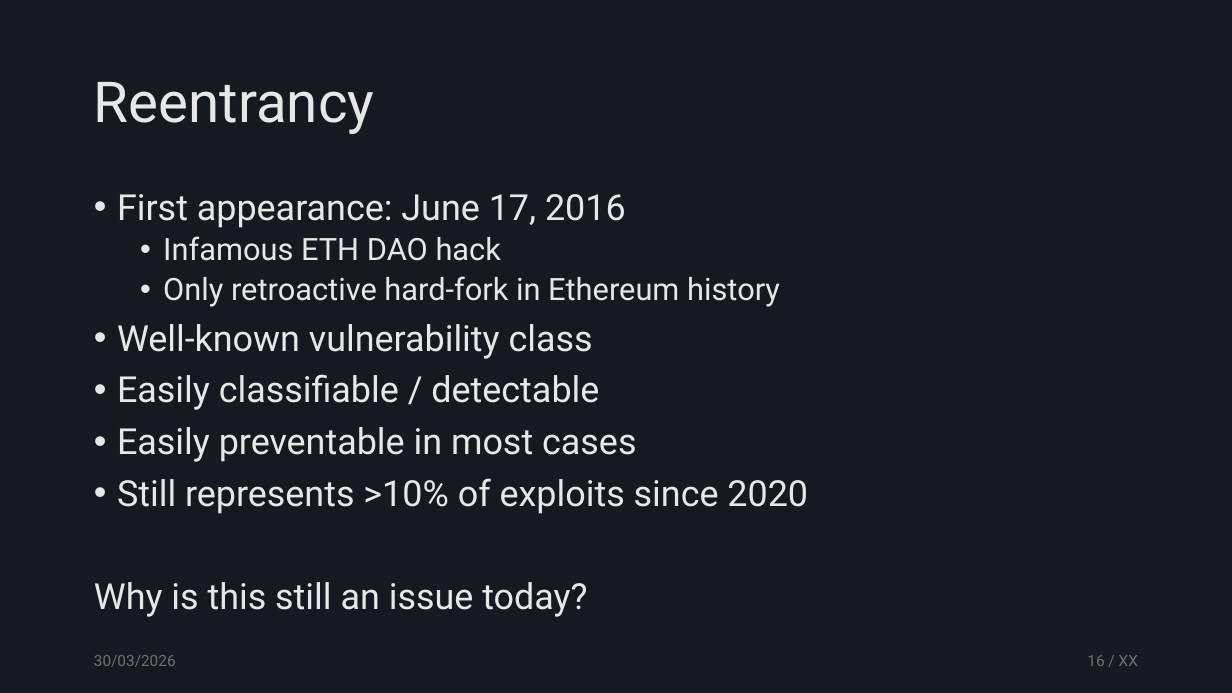
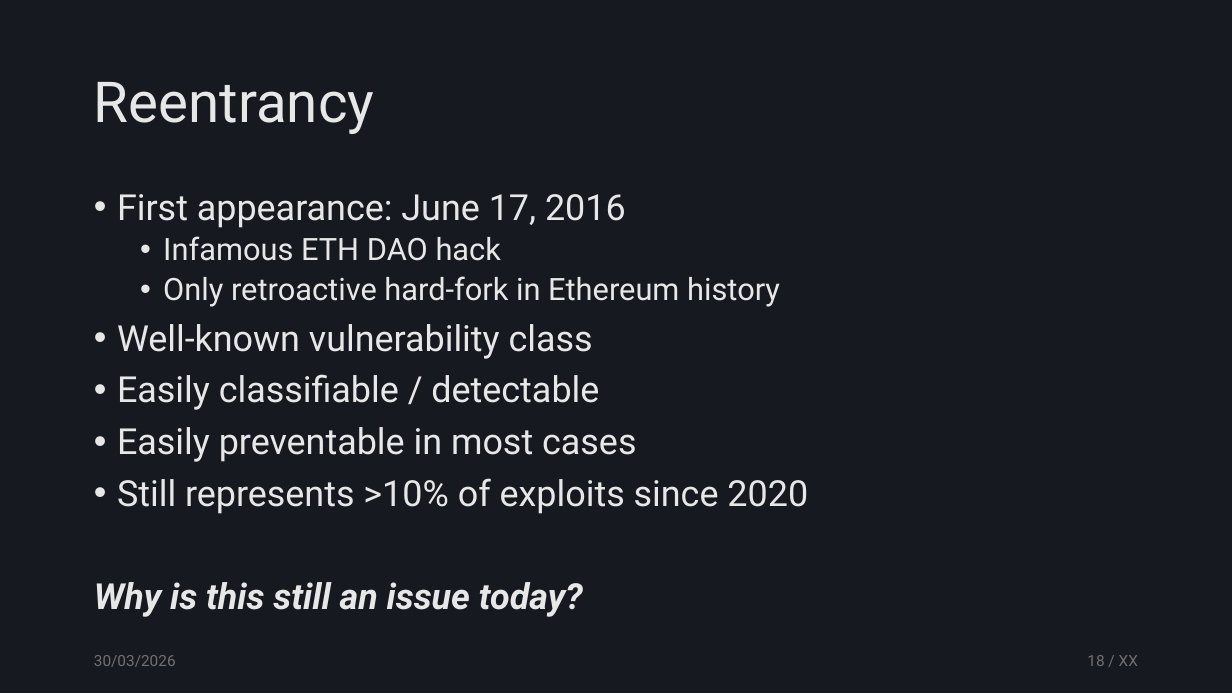
Before and after one commit to tzann/thesis, a slide deck: slide 18 of doc/presentation/Thesis.pptx (slide 16 before the commit). Drawn at 1232x693 pixels with LibreOffice and Linux fonts; fonts in the diff are those of the drawing. Boxes give left, top, right and bottom in pixels: in the first picture for what was removed or moved away, otherwise in the second. Text is boxed around its words. In the diff, an @@ line names an element or a change of style, - is before the commit and + after.

```diff
--- a/doc/presentation/Thesis.pptx
+++ b/doc/presentation/Thesis.pptx
@@ text at bbox=[94, 582, 583, 617]: bold on, italic on in "Why is this still an issue today?" @@
```
Also in this commit, not shown: 13 other slides changed, 16 slides added, 2 slides removed.
